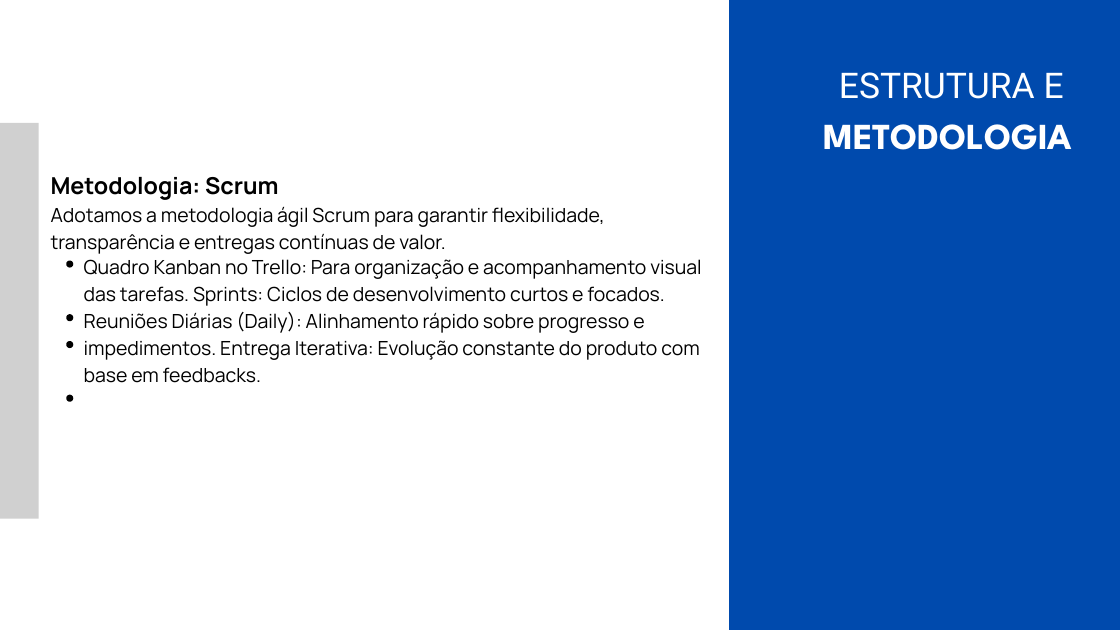
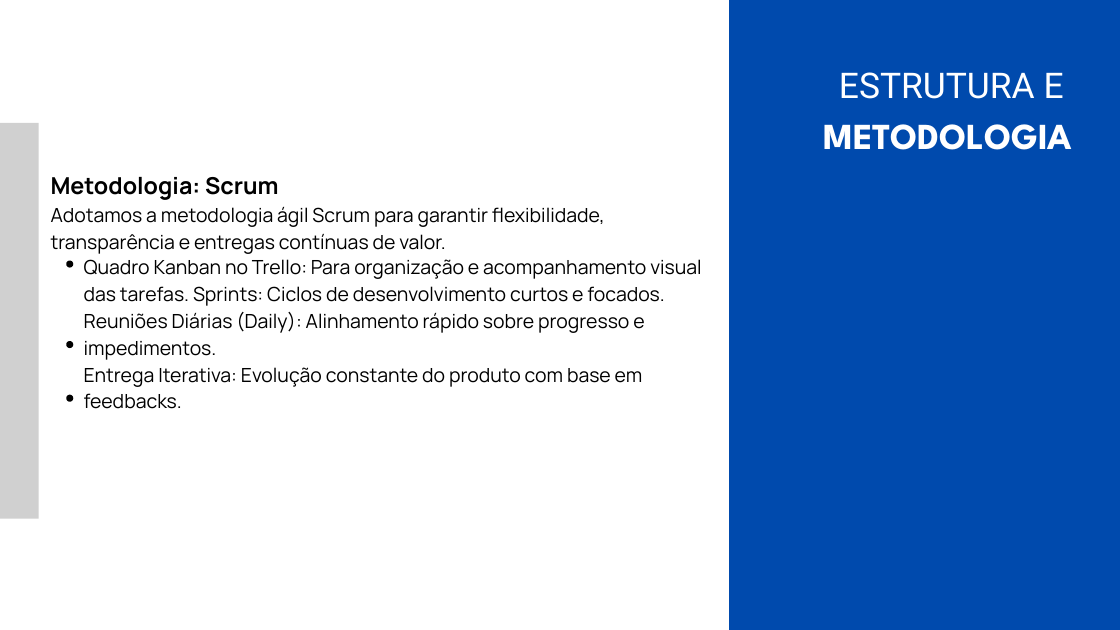
Before and after one commit to tiagomonge/HelpSystem, a slide deck: slide 3 of utils/Modelo de Apresentação.pptx. Drawn at 1120x630 pixels with LibreOffice and Linux fonts; fonts in the diff are those of the drawing; grey boxes stand for pictures; background and template pictures are left out. Boxes give left, top, right and bottom in pixels: in the first picture for what was removed or moved away, otherwise in the second. Text is boxed around its words. In the diff, an @@ line names an element or a change of style, - is before the commit and + after.

```diff
--- a/utils/Modelo de Apresentação.pptx
+++ b/utils/Modelo de Apresentação.pptx
@@ text at (x1=84, y1=259, x2=701, y2=409): text changed @@
-Quadro Kanban no Trello: Para organização e acompanhamento visual das tarefas. Sprints: Ciclos de desenvolvimento curtos e focados. Reuniões Diárias (Daily): Alinhamento rápido sobre progresso e impedimentos. Entrega Iterativa: Evolução constante do produto com base em feedbacks.
+Quadro Kanban no Trello: Para organização e acompanhamento visual das tarefas. Sprints: Ciclos de desenvolvimento curtos e focados.
+Reuniões Diárias (Daily): Alinhamento rápido sobre progresso e impedimentos.
+Entrega Iterativa: Evolução constante do produto com base em feedbacks.
@@ freeform shape removed at (x1=66, y1=314, x2=73, y2=321) @@
```
Also in this commit, not shown: 1 other slide changed, 1 slide added, 1 slide removed, 1 other file.
